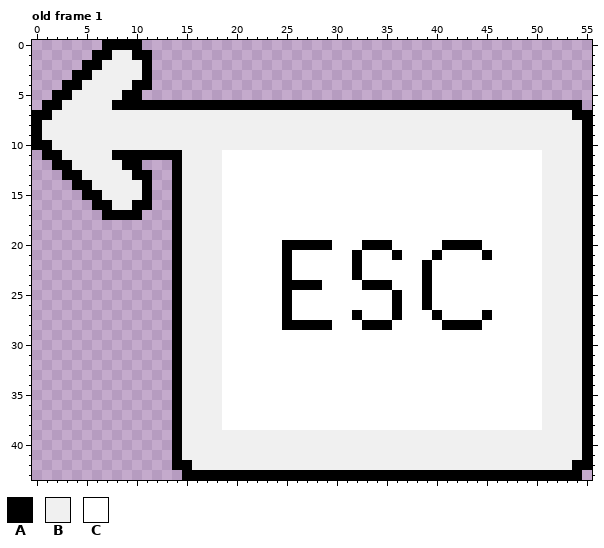
File history of a pixel-art file, Assets/Sprites/Source Files/Esc to go back.aseprite. Above: the version before the commit.
56x44 pixels, 1 frame. Shown: old frame 1.
Palette (. is transparent): A #000000  B #f0f0f0  C #ffffff
Pixels before, old frame 1, first column x 0:
 0 .......AAAA.............................................
 1 ......AABBAA............................................
 2 .....AABBBBA............................................
 3 ....AABBBBBA............................................
 4 ...AABBBBBAA............................................
 5 ..AABBBBBAA.............................................
 6 .AABBBBBAAAAAAAAAAAAAAAAAAAAAAAAAAAAAAAAAAAAAAAAAAAAAAA.
 7 AABBBBBBBBBBBBBBBBBBBBBBBBBBBBBBBBBBBBBBBBBBBBBBBBBBBBAA
 8 ABBBBBBBBBBBBBBBBBBBBBBBBBBBBBBBBBBBBBBBBBBBBBBBBBBBBBBA
 9 ABBBBBBBBBBBBBBBBBBBBBBBBBBBBBBBBBBBBBBBBBBBBBBBBBBBBBBA
10 AABBBBBBBBBBBBBBBBBBBBBBBBBBBBBBBBBBBBBBBBBBBBBBBBBBBBBA
11 .AABBBBBAAAAAAABBBBCCCCCCCCCCCCCCCCCCCCCCCCCCCCCCCCBBBBA
12 ..AABBBBBAA...ABBBBCCCCCCCCCCCCCCCCCCCCCCCCCCCCCCCCBBBBA
13 ...AABBBBBAA..ABBBBCCCCCCCCCCCCCCCCCCCCCCCCCCCCCCCCBBBBA
14 ....AABBBBBA..ABBBBCCCCCCCCCCCCCCCCCCCCCCCCCCCCCCCCBBBBA
15 .....AABBBBA..ABBBBCCCCCCCCCCCCCCCCCCCCCCCCCCCCCCCCBBBBA
16 ......AABBAA..ABBBBCCCCCCCCCCCCCCCCCCCCCCCCCCCCCCCCBBBBA
17 .......AAAA...ABBBBCCCCCCCCCCCCCCCCCCCCCCCCCCCCCCCCBBBBA
18 ..............ABBBBCCCCCCCCCCCCCCCCCCCCCCCCCCCCCCCCBBBBA
19 ..............ABBBBCCCCCCCCCCCCCCCCCCCCCCCCCCCCCCCCBBBBA
20 ..............ABBBBCCCCCCAAAAACCCAAACCCCCAAAACCCCCCBBBBA
21 ..............ABBBBCCCCCCACCCCCCACCCACCCACCCCACCCCCBBBBA
22 ..............ABBBBCCCCCCACCCCCCACCCCCCACCCCCCCCCCCBBBBA
23 ..............ABBBBCCCCCCACCCCCCACCCCCCACCCCCCCCCCCBBBBA
24 ..............ABBBBCCCCCCAAAACCCCAAACCCACCCCCCCCCCCBBBBA
25 ..............ABBBBCCCCCCACCCCCCCCCCACCACCCCCCCCCCCBBBBA
26 ..............ABBBBCCCCCCACCCCCCCCCCACCACCCCCCCCCCCBBBBA
27 ..............ABBBBCCCCCCACCCCCCACCCACCCACCCCACCCCCBBBBA
28 ..............ABBBBCCCCCCAAAAACCCAAACCCCCAAAACCCCCCBBBBA
29 ..............ABBBBCCCCCCCCCCCCCCCCCCCCCCCCCCCCCCCCBBBBA
30 ..............ABBBBCCCCCCCCCCCCCCCCCCCCCCCCCCCCCCCCBBBBA
31 ..............ABBBBCCCCCCCCCCCCCCCCCCCCCCCCCCCCCCCCBBBBA
32 ..............ABBBBCCCCCCCCCCCCCCCCCCCCCCCCCCCCCCCCBBBBA
33 ..............ABBBBCCCCCCCCCCCCCCCCCCCCCCCCCCCCCCCCBBBBA
34 ..............ABBBBCCCCCCCCCCCCCCCCCCCCCCCCCCCCCCCCBBBBA
35 ..............ABBBBCCCCCCCCCCCCCCCCCCCCCCCCCCCCCCCCBBBBA
36 ..............ABBBBCCCCCCCCCCCCCCCCCCCCCCCCCCCCCCCCBBBBA
37 ..............ABBBBCCCCCCCCCCCCCCCCCCCCCCCCCCCCCCCCBBBBA
38 ..............ABBBBCCCCCCCCCCCCCCCCCCCCCCCCCCCCCCCCBBBBA
39 ..............ABBBBBBBBBBBBBBBBBBBBBBBBBBBBBBBBBBBBBBBBA
40 ..............ABBBBBBBBBBBBBBBBBBBBBBBBBBBBBBBBBBBBBBBBA
41 ..............ABBBBBBBBBBBBBBBBBBBBBBBBBBBBBBBBBBBBBBBBA
42 ..............AABBBBBBBBBBBBBBBBBBBBBBBBBBBBBBBBBBBBBBAA
43 ...............AAAAAAAAAAAAAAAAAAAAAAAAAAAAAAAAAAAAAAAA.
The result:
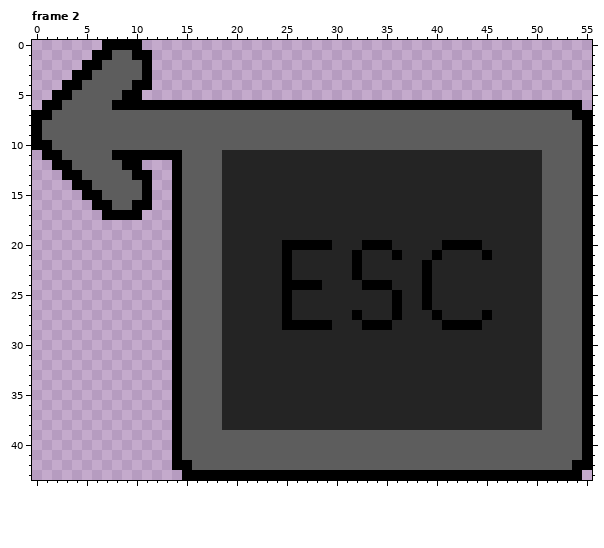
A new or re-ordered frame is compared with the old frame closest to it.
Changes in this commit:
frames 1 -> 2
colour B: #f0f0f0 -> #5d5d5d
colour C: #ffffff -> #242424
Pixel boxes of the changes (left, top, right, bottom) in both pictures:
changed: (42, 50, 582, 470)
